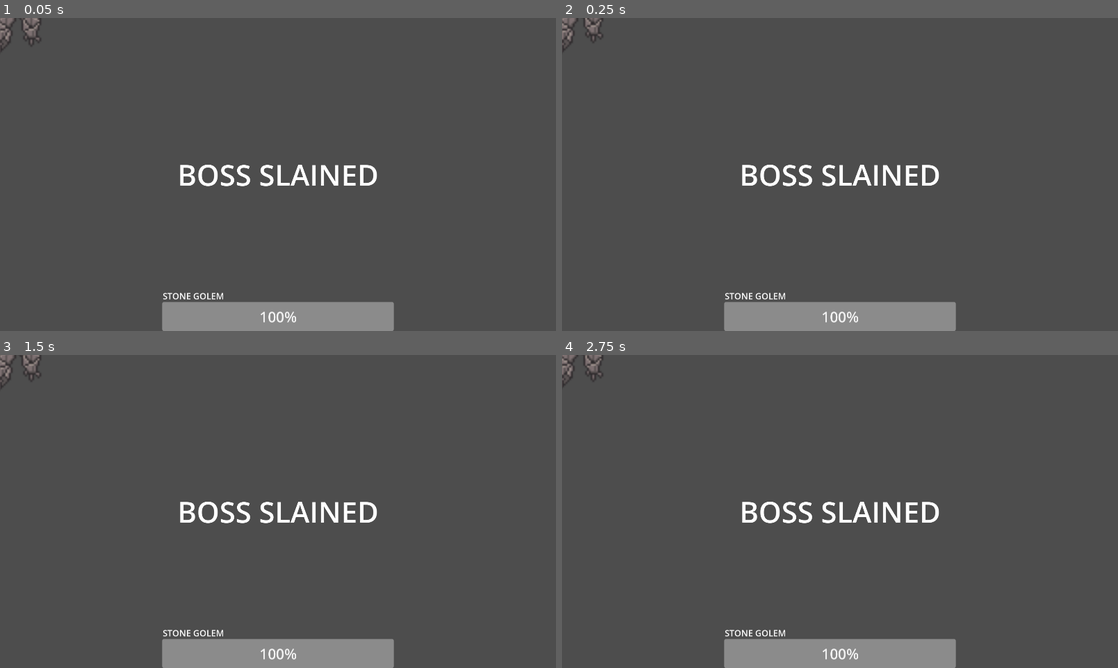
Above: before the commit, frames 1-4 (two rows, left to right).
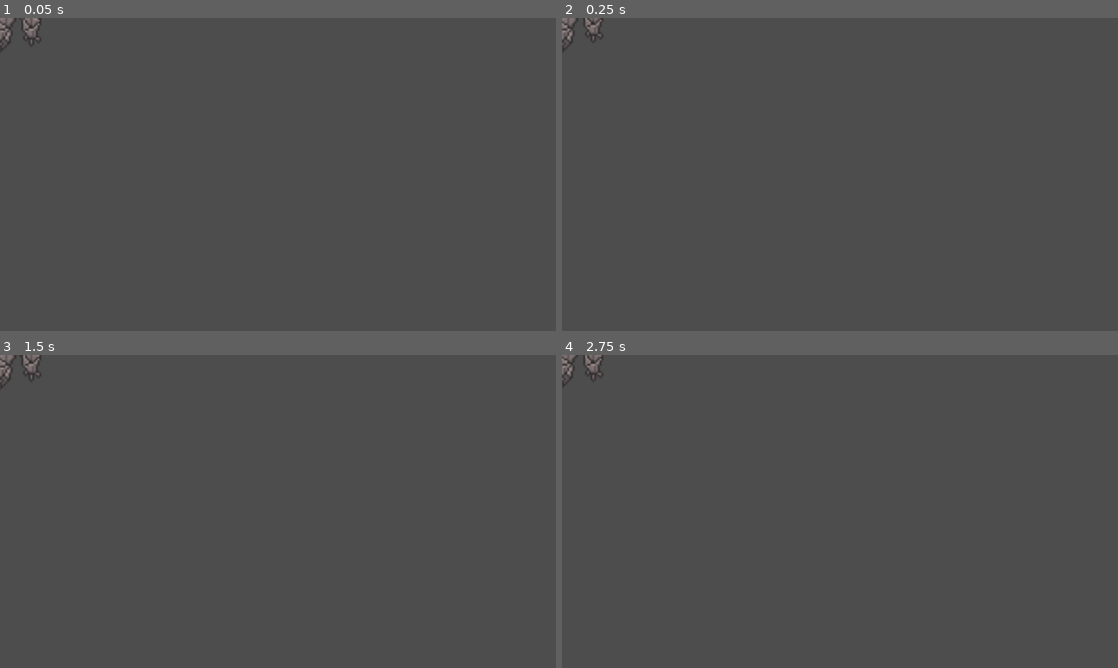
Above: after the commit, the same moments.

Repository: Tonykuang1028/FinalProject
Game: Godot game, scene res://stone_golem.tscn
Two runs of this game, one before a commit and one after it. Both use one fixed random seed, a clock stepped at 60 frames per second and the inputs below. This scene is started directly instead of the project's main scene.
Inputs:
- Up to frame 1 (0.05 s): no input
- Up to frame 2 (0.25 s): no input
- Up to frame 3 (1.5 s): hold D (move_right) 0.53-1.28 s; hold S (move_down) from 1.28 s (still down)
- Up to frame 4 (2.75 s): release S (move_down) at 2.03 s; hold D (move_right) from 2.03 s (still down)

The runs differ from the first frame. In frame 1, 5.0% of the frame differs, in the area x 29-71%, y 46-100%; in frame 2, 5.0%; in frame 3, 5.0%; in frame 4, 5.0%.

Commit message:
added fade in and fade out for boss slained

Diff:
--- a/stone_golem.tscn
+++ b/stone_golem.tscn
@@ -29,6 +29,18 @@
 "update": 1,
 "values": [0]
 }
+tracks/2/type = "value"
+tracks/2/imported = false
+tracks/2/enabled = true
+tracks/2/path = NodePath("UI/Label2:self_modulate")
+tracks/2/interp = 1
+tracks/2/loop_wrap = true
+tracks/2/keys = {
+"times": PackedFloat32Array(0),
+"transitions": PackedFloat32Array(1),
+"update": 0,
+"values": [Color(1, 1, 1, 0)]
+}
 
 [sub_resource type="Animation" id="Animation_4hiq8"]
 resource_name = "laser"
@@ -181,6 +193,22 @@
 "transitions": PackedFloat32Array(1, 1, 1, 1, 1, 1, 1, 1, 1, 1, 1, 1, 1, 1),
 "update": 1,
 "values": [70, 71, 72, 73, 74, 75, 76, 77, 78, 79, 80, 81, 82, 83]
+}
+
+[sub_resource type="Animation" id="Animation_kwjle"]
+resource_name = "boss_slained"
+length = 2.0
+tracks/0/type = "value"
+tracks/0/imported = false
+tracks/0/enabled = true
+tracks/0/path = NodePath("UI/Label2:self_modulate")
+tracks/0/interp = 1
+tracks/0/loop_wrap = true
+tracks/0/keys = {
+"times": PackedFloat32Array(0, 0.5, 1.5, 2),
+"transitions": PackedFloat32Array(1, 1, 1, 1),
+"update": 0,
+"values": [Color(1, 1, 1, 0), Color(1, 1, 1, 1), Color(1, 1, 1, 1), Color(1, 1, 1, 0)]
 }
 
 [sub_resource type="AnimationLibrary" id="AnimationLibrary_yjevo"]
@@ -188,6 +216,7 @@
 "RESET": SubResource("Animation_igvx2"),
 "armor_buff": SubResource("Animation_i0eux"),
 "block": SubResource("Animation_v46vj"),
+"boss_slained": SubResource("Animation_kwjle"),
 "death": SubResource("Animation_gu642"),
 "glowing": SubResource("Animation_ls2ql"),
 "idle": SubResource("Animation_r4sf1"),
@@ -222,6 +251,7 @@
 [node name="UI" type="CanvasLayer" parent="."]
 
 [node name="ProgressBar" type="ProgressBar" parent="UI"]
+visible = false
 custom_minimum_size = Vector2(800, 100)
 anchors_preset = 7
 anchor_left = 0.5
@@ -245,6 +275,7 @@
 text = "STONE GOLEM"
 
 [node name="Label2" type="Label" parent="UI"]
+self_modulate = Color(1, 1, 1, 0)
 anchors_preset = 8
 anchor_left = 0.5
 anchor_top = 0.5
Not shown: 1 places in stone_golem.tscn that only renumber resources
